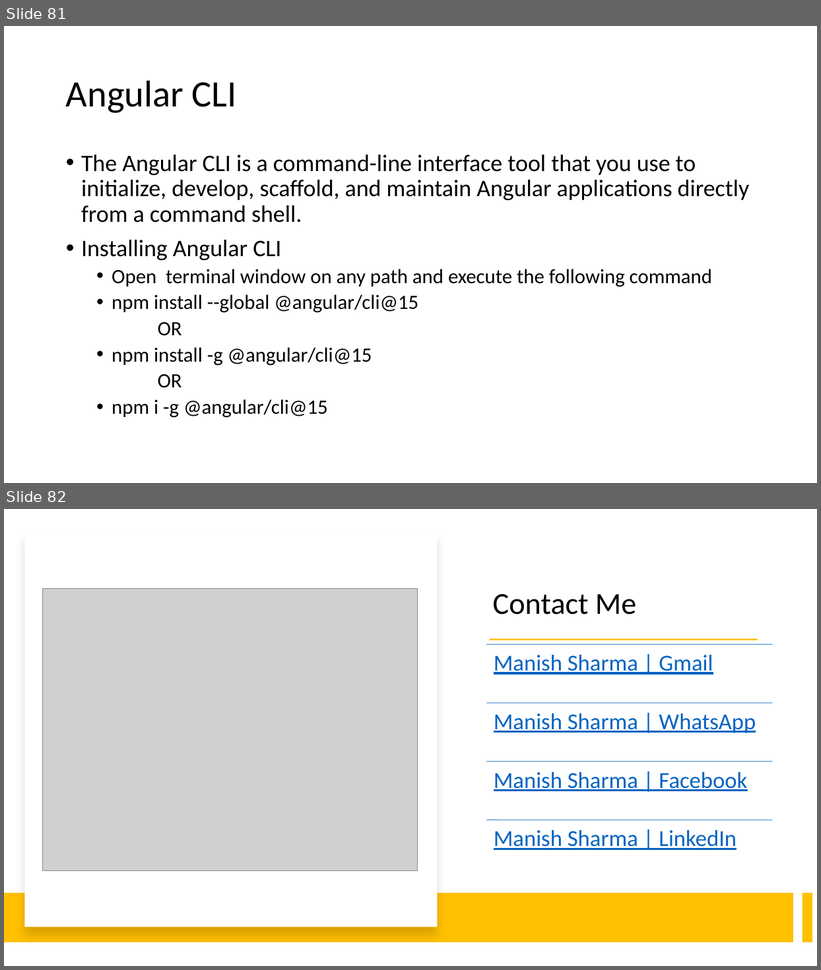
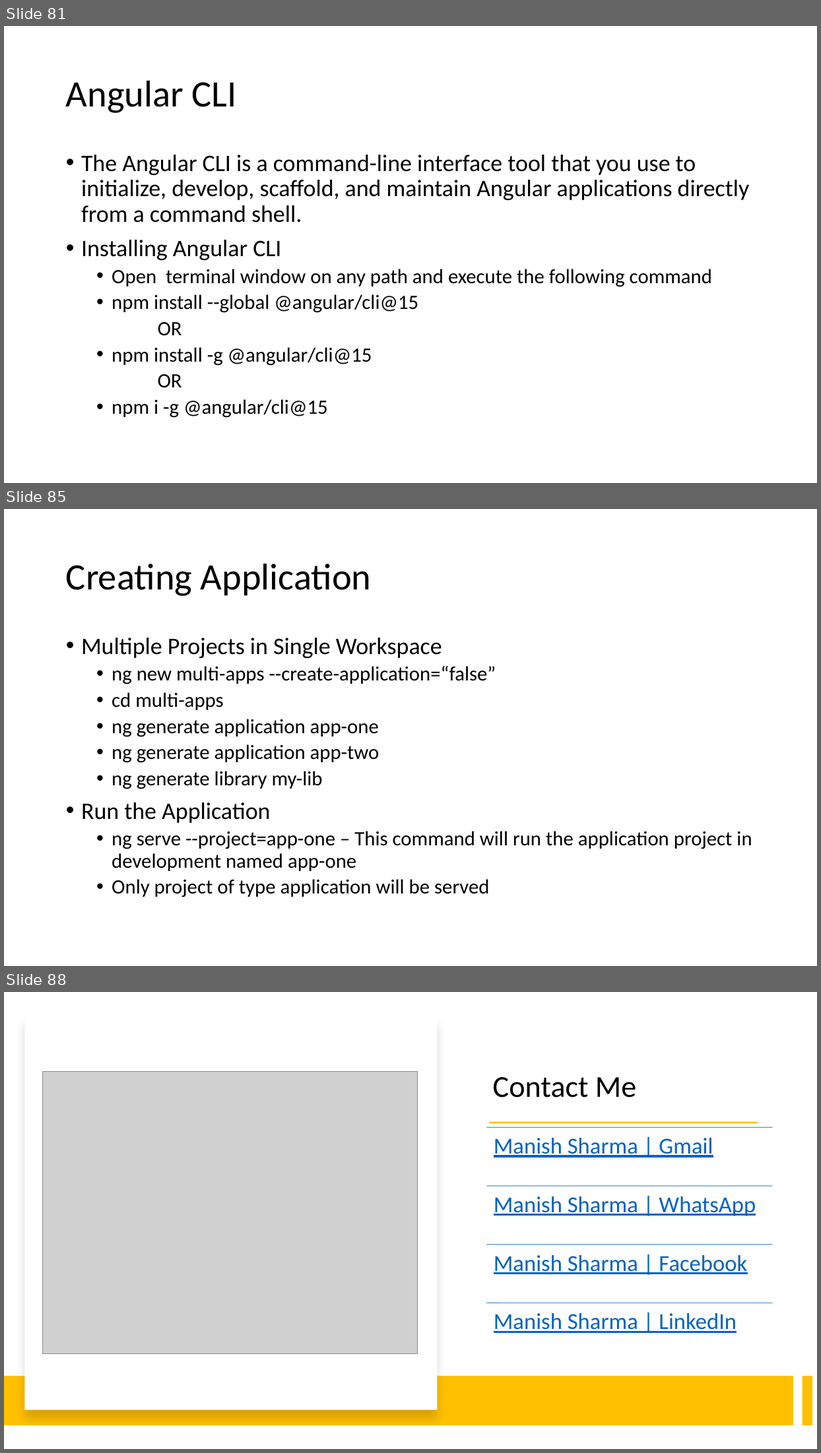
Before and after one commit to explore-with-manish/BFL_Byte_Jul23, a slide deck: Ng-Byte.pptx. Shown one above the other, each under a label of ours: slides 81 and 82 before the commit, slides 81, 85 and 88 after it; the slides between them are not shown. The pictures are 821x970 and 821x1453 pixels, drawn with LibreOffice and Linux fonts; fonts in the diff are those of the drawing; grey boxes stand for pictures. Boxes give left, top, right and bottom in pixels: in the first picture for what was removed or moved away, otherwise in the second. Text is boxed around its words. In the diff, an @@ line names an element or a change of style, - is before the commit and + after.

Commit message:
Ng Single App Creation

```diff
--- a/Ng-Byte.pptx
+++ b/Ng-Byte.pptx
@@ slide 85 added at (4, 509, 817, 966), background #FFFFFF @@
@@ title added at (66, 563, 372, 596), 44 pt, text #000000 @@
+Creating Application
@@ text added at (81, 638, 752, 898), 24 pt, text #000000 @@
+• Multiple Projects in Single Workspace
+  • ng new multi-apps --create-application=“false”
+  • cd multi-apps
+  • ng generate application app-one
+  • ng generate application app-two
+  • ng generate library my-lib
+• Run the Application
+  • ng serve --project=app-one – This command will run the application project in development named app-one
+  • Only project of type application will be served
@@ what was slide 82 is now slide 88 @@
```
Also in this commit, not shown: 5 other slides added, 24 other files.
